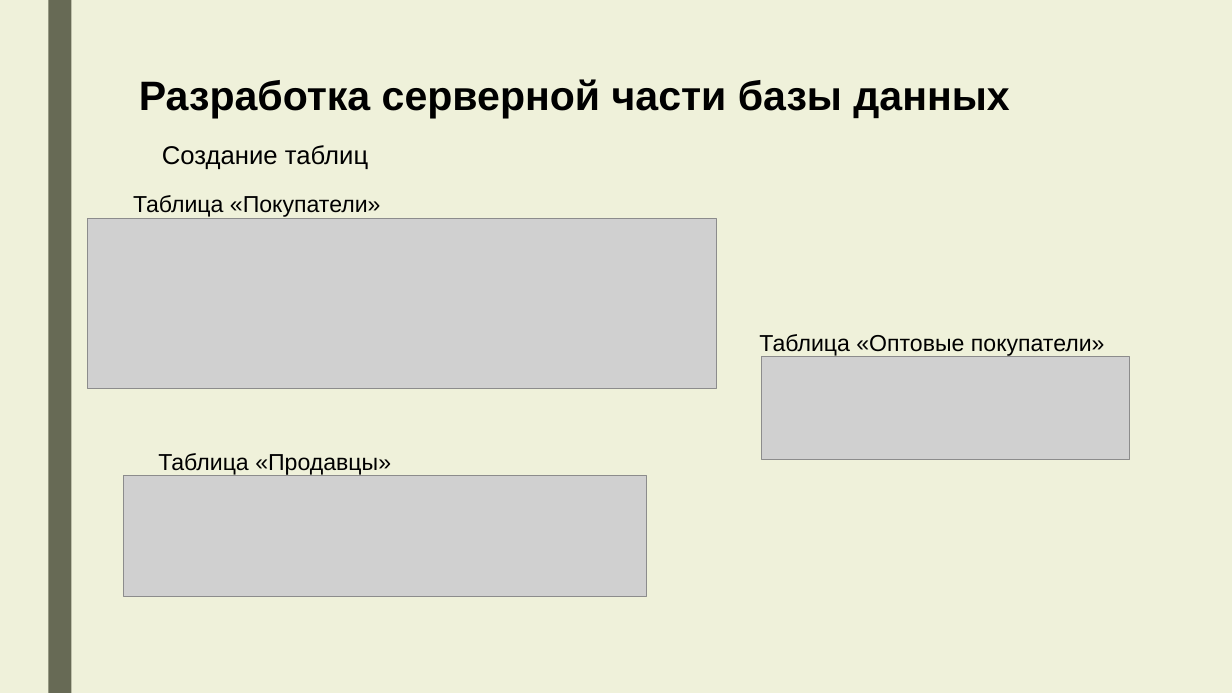
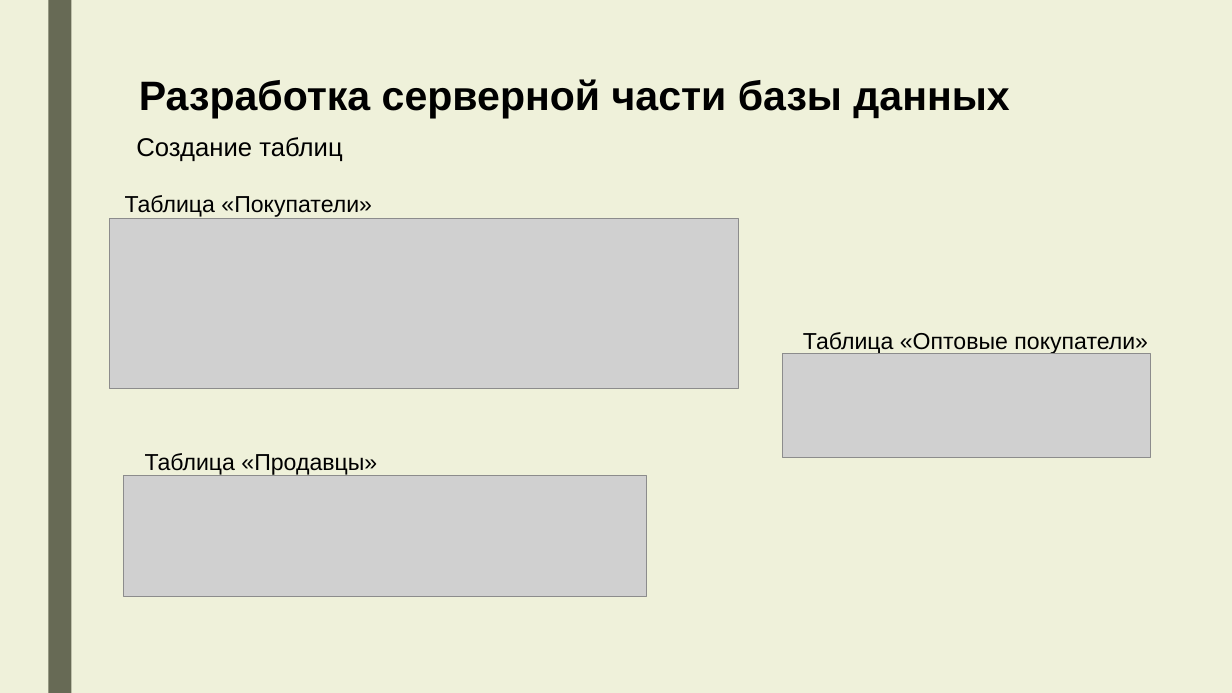
Before and after one commit to APET138/ISPP-5, a slide deck: slide 8 of Презентация по учебной практике.pptx. Drawn at 1232x693 pixels with LibreOffice and Linux fonts; fonts in the diff are those of the drawing; grey boxes stand for pictures. Boxes give left, top, right and bottom in pixels: in the first picture for what was removed or moved away, otherwise in the second. Text is boxed around its words. In the diff, an @@ line names an element or a change of style, - is before the commit and + after.

```diff
--- a/Презентация по учебной практике.pptx
+++ b/Презентация по учебной практике.pptx
@@ text "Создание таблиц": place and size @@
-text "Создание таблиц" at <box>162,145,368,169</box>
+text "Создание таблиц" at <box>136,137,342,161</box>
@@ text "Таблица «Покупатели»": place and size @@
-text "Таблица «Покупатели»" at <box>133,195,381,217</box>
+text "Таблица «Покупатели»" at <box>125,195,372,217</box>
@@ picture: place and size @@
-picture at <box>87,218,716,389</box>
+picture at <box>109,218,738,389</box>
@@ text "Таблица «Оптовые покупатели»": place and size @@
-text "Таблица «Оптовые покупатели»" at <box>759,334,1105,357</box>
+text "Таблица «Оптовые покупатели»" at <box>803,332,1148,354</box>
@@ picture: place and size @@
-picture at <box>762,356,1129,459</box>
+picture at <box>783,354,1151,457</box>
@@ text "Таблица «Продавцы»": place and size @@
-text "Таблица «Продавцы»" at <box>158,453,391,476</box>
+text "Таблица «Продавцы»" at <box>145,453,377,476</box>
```
Also in this commit, not shown: 7 other slides changed, 1 slide added, 1 slide removed, 7 other files.
